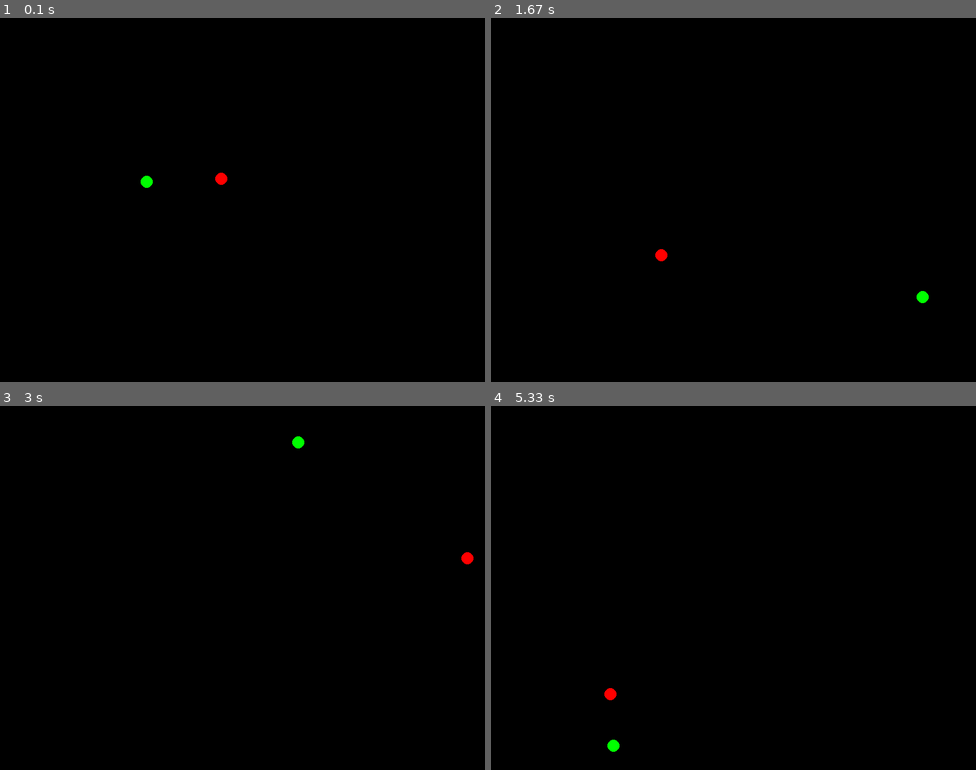
Above: before the commit, frames 1-4 (two rows, left to right).
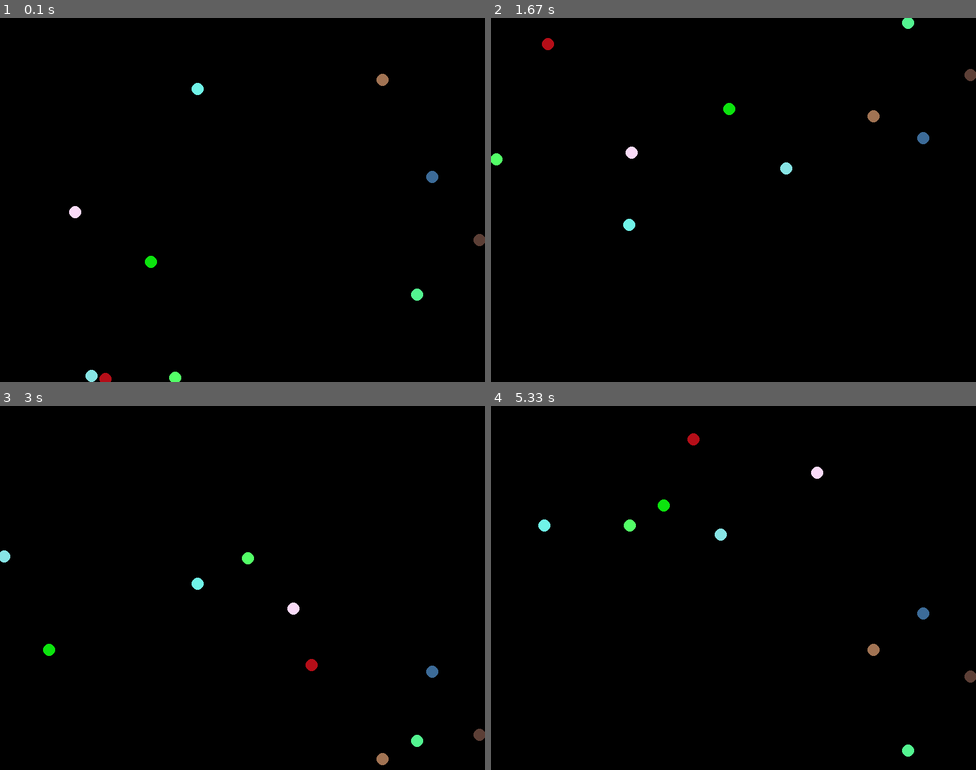
Above: after the commit, the same moments.

Repository: blancamm/k_pygame
Game: pygame game, started from ball.py
Same seed, same stepped clock (60 frames per second), same inputs: the game is played once before the commit and once after it.
Inputs:
- Up to frame 1 (0.1 s): no input
- Up to frame 2 (1.67 s): no input
- Up to frame 3 (3 s): no input
- Up to frame 4 (5.33 s): no input

The runs differ from the first frame. In frame 1, 0.8% of the frame differs, in the area x 14-100%, y 15-100%; in frame 2, 0.8%; in frame 3, 0.8%; in frame 4, 0.8%, in the area x 9-100%, y 7-97%.

Commit message:
hemos añadidos 10 bolas

Diff:
--- a/ball.py
+++ b/ball.py
@@ -25,18 +25,16 @@
 
 gameOver= False
 
-#bola 1
-x = 400 #esto es la mitad (se podria poner con variables)
-y = 300
+bolas = []
+for _ in range (10):
+    bola = {'x':random.randint(0, ANCHO),
+    'y': random.randint(0, ALTURA),
+    'vx':random.randint(5,10),
+    'vy':random.randint(5,10),
+    'color': (random.randint(0,255), random.randint(0,255), random.randint(0,255))}
+    bolas.append(bola)
 
-vx = -7
-vy = -7
 
-#bola 2(la vamos a hacer de forma aleatoria)
-x2 = random.randint(0, 800)
-y2 = random.randint(0, 600)
-vx2 = random.randint(5,15)
-vy2 = random.randint (5,15)
 
 reloj = pygame.time.Clock()
 
@@ -47,24 +45,19 @@
         if evento.type == pygame.QUIT:
             gameOver = True
 
-    x += vx
-    y += vy
-    x2 += vx2
-    y2 += vy2
+    #modificacion de estados
 
-    vx *=rebotax(x)
-    vy *=rebotay(y)
-    vx2 *=rebotax(x2)
-    vy2 *=rebotay(y2)
+    for bola in bolas:
+        bola['x'] += bola['vx']
+        bola['y'] += bola['vy']
 
+        bola['vy'] *= rebotay(bola['y'])
+        bola['vx'] *= rebotay(bola['x'])
 
-
-
-
-
+    #gestion de pantalla
     pantalla.fill (NEGRO)
-    pygame.draw.circle(pantalla, ROJO, (x, y), 10)
-    pygame.draw.circle(pantalla, VERDE, (x2, y2), 10)
+    for bola in bolas:
+        pygame.draw.circle(pantalla, bola['color'], (bola['x'], bola['y']), 10)
 
 
     pygame.display.flip()
